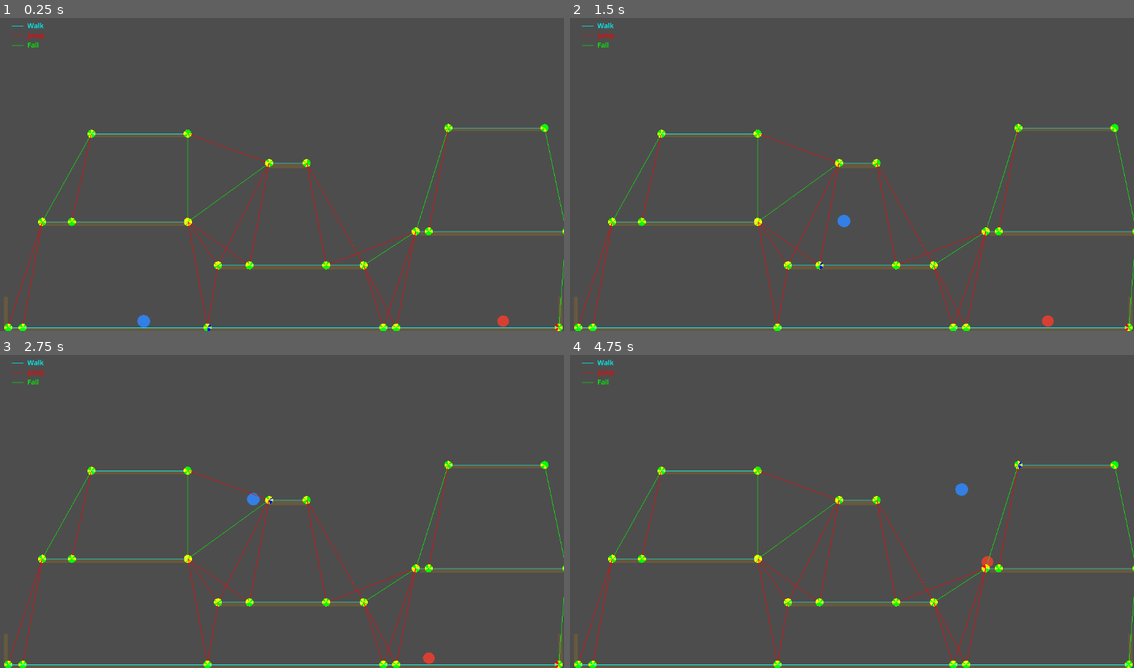
Above: before the commit, frames 1-4 (two rows, left to right).
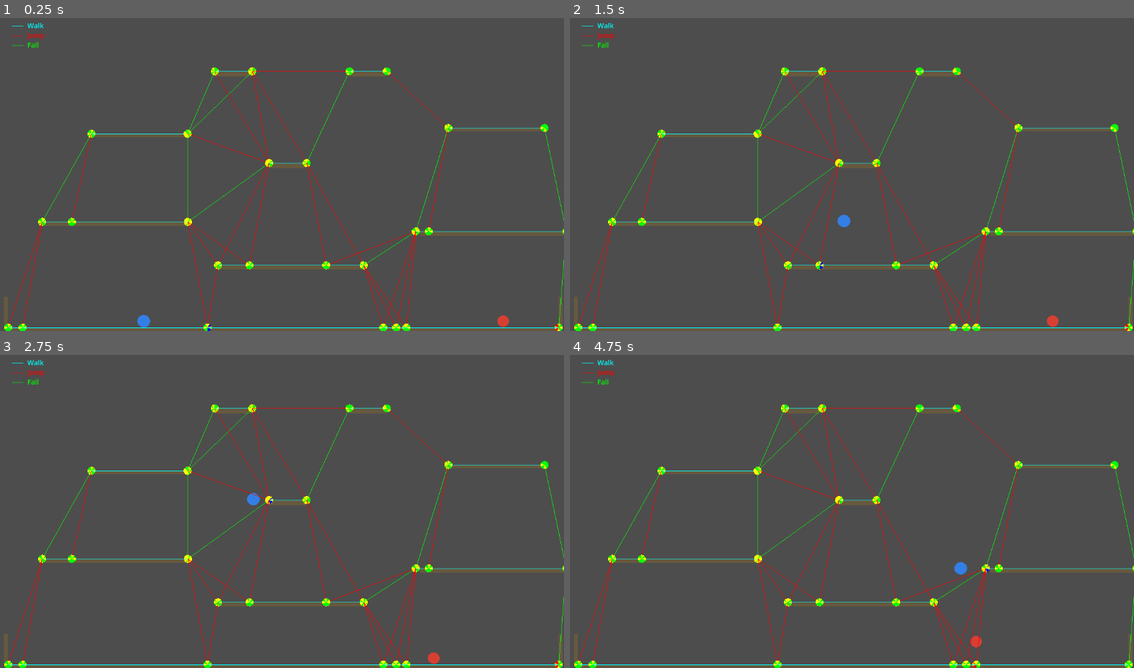
Above: after the commit, the same moments.

Repository: xhocquet/2d-platformer-pathfinding-demo
Game: Godot game, scene res://main.tscn
Two runs of this game, one before a commit and one after it. Both use one fixed random seed, a clock stepped at 60 frames per second and the inputs below.
Inputs:
- Up to frame 1 (0.25 s): no input
- Up to frame 2 (1.5 s): hold D (move_right) from 0.53 s (still down); tap W (jump) at 0.6, 0.77, 1.07, 1.35 s
- Up to frame 3 (2.75 s): tap W (jump) at 1.52, 1.82, 2.1 s; release D (move_right) at 2.03 s; hold A (move_left) from 2.03 s (still down)
- Up to frame 4 (4.75 s): release A (move_left) at 2.78 s; hold D (move_right) 2.78-4.28 s; tap W (jump) at 2.85, 3.02, 3.32, 3.6, 3.77, 4.07, 4.35, 4.52 s; hold A (move_left) from 4.28 s (still down)

The runs differ from the first frame. In frame 1, 0.8% of the frame differs, in the area x 32-81%, y 15-100%; in frame 2, 0.8%; in frame 3, 0.8%; in frame 4, 1.1%.

Commit message:
Checkpoint

Diff:
--- a/enemy.gd
+++ b/enemy.gd
@@ -127,17 +127,6 @@
 	if arrived:
 		_current_node_id = _dest_node
 		_stand_still()
-
-func _stand_still() -> void:
-	_ai_state = AiState.STANDING
-	_source_node = &""
-	_dest_node = &""
-	_jump_back_out_dir = 0.0
-
-func _walk_from_edge_to_edge(edge_from: StringName, edge_to: StringName) -> void:
-	_source_node = edge_from
-	_dest_node = edge_to
-	_ai_state = AiState.TRAVERSING_EDGE
 
 func _start_jump_sequence(edge_from: StringName, edge_to: StringName) -> void:
 	_source_node = edge_from
@@ -169,46 +158,77 @@
 	_lead_in_target_x = maxf(pos_from.x, platform_other_x) if approach_from_left else minf(pos_from.x, platform_other_x)
 
 func _tick_jump_sequence() -> void:
-	if _jump_phase == JumpPhase.LEAD_IN:
-		if absf(global_position.x - _lead_in_target_x) <= LEAD_IN_DIST:
-			_jump_phase = JumpPhase.JUMP_PRESS
-			_wants_jump_press = true
-			_jump_start_y = global_position.y
-			_jump_peak_y = global_position.y
-			var pos_to: Vector2 = _graph.get_section_position(_dest_node)
-			var ledge_min_x: float = pos_to.x
-			var ledge_max_x: float = pos_to.x
-			for nb in _graph.get_neighbors(_dest_node):
-				if nb.type == SectionGraph.EdgeType.WALK:
-					var pos_nb: Vector2 = _graph.get_section_position(nb.to)
-					ledge_min_x = minf(pos_to.x, pos_nb.x)
-					ledge_max_x = maxf(pos_to.x, pos_nb.x)
-					break
-			var pos_from: Vector2 = _graph.get_section_position(_source_node)
-			var ledge_center_x: float = (ledge_min_x + ledge_max_x) * 0.5
-			var approach_from_left: bool = pos_from.x < ledge_center_x
-			var edge_x: float = ledge_min_x if approach_from_left else ledge_max_x
-			var inside: bool = (approach_from_left and global_position.x >= edge_x) or (not approach_from_left and global_position.x <= edge_x)
-			_jump_back_out_dir = -1.0 if (inside and approach_from_left) else (1.0 if (inside and not approach_from_left) else 0.0)
-	elif _jump_phase == JumpPhase.JUMP_PRESS:
-		if not is_on_floor():
-			_jump_phase = JumpPhase.ASCENT
-			_jump_peak_y = global_position.y
-	elif _jump_phase == JumpPhase.ASCENT:
-		if is_on_floor():
-			_current_node_id = _current_section_id
-			_stand_still()
-			return
-		_jump_peak_y = minf(_jump_peak_y, global_position.y)
-		var height_total: float = _jump_start_y - _jump_peak_y
-		var height_now: float = _jump_start_y - global_position.y
-		if height_total > 0.0 and height_now >= JUMP_AIR_CONTROL_HEIGHT_RATIO * height_total:
-			_jump_phase = JumpPhase.AIR_CONTROL
-	elif _jump_phase == JumpPhase.AIR_CONTROL:
-		if is_on_floor():
-			_current_node_id = _current_section_id
-			_stand_still()
-
+	match _jump_phase:
+		JumpPhase.LEAD_IN:
+			_tick_jump_lead_in()
+		JumpPhase.JUMP_PRESS:
+			_tick_jump_press()
+		JumpPhase.ASCENT:
+			_tick_jump_ascent()
+		JumpPhase.AIR_CONTROL:
+			_tick_jump_air_control()
+
+func _tick_jump_lead_in() -> void:
+	if absf(global_position.x - _lead_in_target_x) > LEAD_IN_DIST:
+		return
+	_jump_phase = JumpPhase.JUMP_PRESS
+	_wants_jump_press = true
+	_jump_start_y = global_position.y
+	_jump_peak_y = global_position.y
+	var ledge: Vector2 = _get_ledge_x_bounds(_dest_node)
+	_compute_jump_back_out_dir(ledge.x, ledge.y)
+
+func _get_ledge_x_bounds(dest_node: StringName) -> Vector2:
+	var pos_to: Vector2 = _graph.get_section_position(dest_node)
+	var ledge_min_x: float = pos_to.x
+	var ledge_max_x: float = pos_to.x
+	for nb in _graph.get_neighbors(dest_node):
+		if nb.type == SectionGraph.EdgeType.WALK:
+			var pos_nb: Vector2 = _graph.get_section_position(nb.to)
+			ledge_min_x = minf(pos_to.x, pos_nb.x)
+			ledge_max_x = maxf(pos_to.x, pos_nb.x)
+			break
+	return Vector2(ledge_min_x, ledge_max_x)
+
+func _compute_jump_back_out_dir(ledge_min_x: float, ledge_max_x: float) -> void:
+	var pos_from: Vector2 = _graph.get_section_position(_source_node)
+	var ledge_center_x: float = (ledge_min_x + ledge_max_x) * 0.5
+	var approach_from_left: bool = pos_from.x < ledge_center_x
+	var edge_x: float = ledge_min_x if approach_from_left else ledge_max_x
+	var inside: bool = (approach_from_left and global_position.x >= edge_x) or (not approach_from_left and global_position.x <= edge_x)
+	_jump_back_out_dir = -1.0 if (inside and approach_from_left) else (1.0 if (inside and not approach_from_left) else 0.0)
+
+func _tick_jump_press() -> void:
+	if not is_on_floor():
+		_jump_phase = JumpPhase.ASCENT
+		_jump_peak_y = global_position.y
+
+func _tick_jump_ascent() -> void:
+	if is_on_floor():
+		_current_node_id = _current_section_id
+		_stand_still()
+		return
+	_jump_peak_y = minf(_jump_peak_y, global_position.y)
+	var height_total: float = _jump_start_y - _jump_peak_y
+	var height_now: float = _jump_start_y - global_position.y
+	if height_total > 0.0 and height_now >= JUMP_AIR_CONTROL_HEIGHT_RATIO * height_total:
+		_jump_phase = JumpPhase.AIR_CONTROL
+
+func _tick_jump_air_control() -> void:
+	if is_on_floor():
+		_current_node_id = _current_section_id
+		_stand_still()
+
+func _stand_still() -> void:
+	_ai_state = AiState.STANDING
+	_source_node = &""
+	_dest_node = &""
+	_jump_back_out_dir = 0.0
+
+func _walk_from_edge_to_edge(edge_from: StringName, edge_to: StringName) -> void:
+	_source_node = edge_from
+	_dest_node = edge_to
+	_ai_state = AiState.TRAVERSING_EDGE
 
 func _get_move_speed() -> float:
 	return speed
--- a/main.tscn
+++ b/main.tscn
@@ -57,6 +57,28 @@
 shape = SubResource("RectangleShape2D_platform")
 
 [node name="Polygon2D" type="Polygon2D" parent="Platform2"]
+color = Color(0.4, 0.35, 0.25, 1)
+polygon = PackedVector2Array(-60, -12, 60, -12, 60, 12, -60, 12)
+
+[node name="Platform8" type="StaticBody2D" parent="."]
+position = Vector2(752, 122.15757)
+scale = Vector2(0.6400484, 0.45145908)
+
+[node name="CollisionShape2D" type="CollisionShape2D" parent="Platform8"]
+shape = SubResource("RectangleShape2D_platform")
+
+[node name="Polygon2D" type="Polygon2D" parent="Platform8"]
+color = Color(0.4, 0.35, 0.25, 1)
+polygon = PackedVector2Array(-60, -12, 60, -12, 60, 12, -60, 12)
+
+[node name="Platform9" type="StaticBody2D" parent="."]
+position = Vector2(476.99997, 122.15756)
+scale = Vector2(0.6400484, 0.45145908)
+
+[node name="CollisionShape2D" type="CollisionShape2D" parent="Platform9"]
+shape = SubResource("RectangleShape2D_platform")
+
+[node name="Polygon2D" type="Polygon2D" parent="Platform9"]
 color = Color(0.4, 0.35, 0.25, 1)
 polygon = PackedVector2Array(-60, -12, 60, -12, 60, 12, -60, 12)
 
